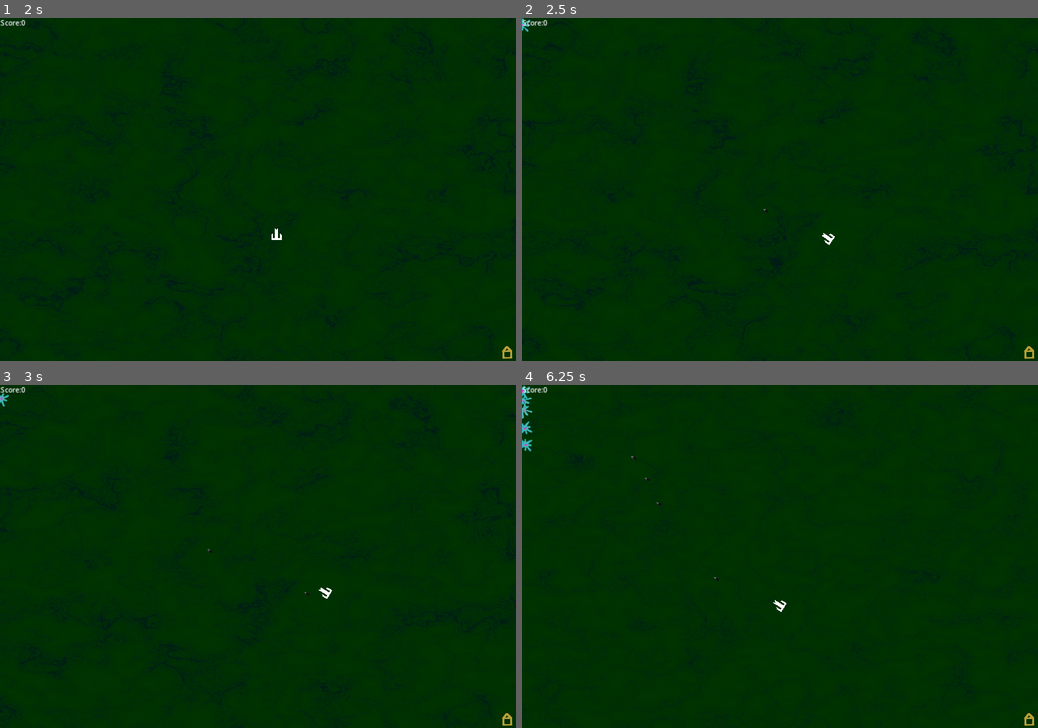
Above: before the commit, frames 1-4 (two rows, left to right).
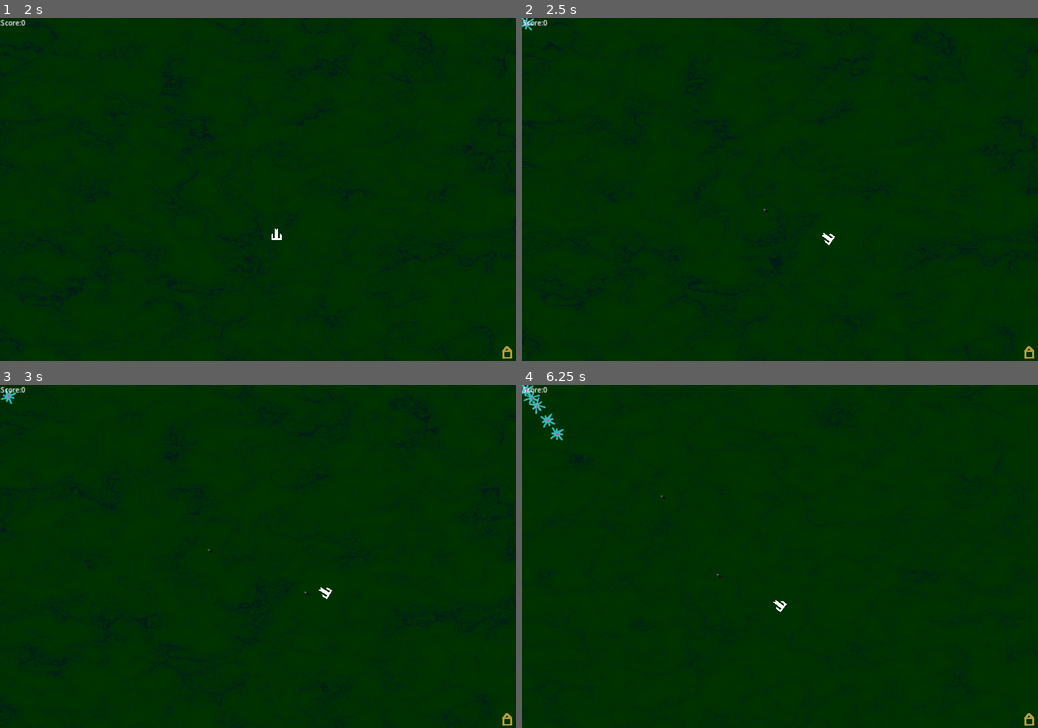
Above: after the commit, the same moments.

Repository: Habidakus/turrim-caelum
Game: Godot game, scene res://main.tscn
The game is run twice, just before and just after one commit, with the same random seed, the same clock (stepped at 60 frames per second) and the same inputs. The engine's default icon, where the game draws it, is replaced by a stand-in: a white triangle on a blue panel in a dark square.
Inputs (mouse positions are in pixels of both pictures, inside the frame that each line leads up to):
- Up to frame 1 (2 s): tap Enter (pause) at 0.5 s; move the mouse to (371, 172) at 0.52 s; hold D (move_right) 0.53-1.28 s; click (371, 172) at 0.67 s; move the mouse to (154, 206) at 1.27 s; hold S (move_down) from 1.28 s (still down)
- Up to frame 2 (2.5 s): tap Space at 2 s; move the mouse to (831, 114) at 2.02 s; release S (move_down) at 2.03 s; hold D (move_right) from 2.03 s (still down)
- Up to frame 3 (3 s): move the mouse to (232, 625) at 2.77 s; release D (move_right) at 2.78 s; hold W (move_up) from 2.78 s (still down); click (232, 625) at 2.92 s
- Up to frame 4 (6.25 s): move the mouse to (934, 607) at 3.52 s; release W (move_up) at 3.53 s; hold A (move_left) 3.53-5.03 s; move the mouse to (625, 505) at 4.27 s; move the mouse to (805, 556) at 5.02 s; hold S (move_down) 5.03-5.78 s; click (805, 556) at 5.17 s; move the mouse to (702, 470) at 5.77 s; hold D (move_right) from 5.78 s (still down)

Frame 1 is identical in both runs. In frame 2, less than 0.1% of the frame differs, in the area x 0-60%, y 0-67%; in frame 3, less than 0.1%; in frame 4, 0.5%, in the area x 0-52%, y 0-67%.

Commit message:
corrected bullet lifetime, made bullet paths smoother

Diff:
--- a/Data/cardData_bulletLives.gd
+++ b/Data/cardData_bulletLives.gd
@@ -3,8 +3,8 @@
 var newBulletsPerMinute;
 
 func is_possible(player: Player, cardData: CardData) -> bool:
-	var new_lifespan : float = get_multiple(player, cardData) * player.bullet_lifespan
-	return new_lifespan <= 7
+	var newRange : float = get_multiple(player, cardData) * player.bullet_range
+	return newRange <= 1024
 
 func apply_card(player: Player):
-	player.bullet_lifespan *= get_multiple(player, self)
+	player.bullet_range *= get_multiple(player, self)
--- a/main.gd
+++ b/main.gd
@@ -144,7 +144,10 @@
 		var insert_point = 1
 		if curve.point_count > 2:
 			insert_point = rng.randi_range(1, curve.point_count - 1)
-		d.add_point(Vector2(x, y), Vector2(0,0), Vector2(0,0), insert_point)
+		var p = Vector2(x, y)
+		var in_p = (curve.get_point_position(insert_point - 1) - p) / 1.5
+		var out_p = (curve.get_point_position(insert_point) - p) / 1.5
+		d.add_point(p, in_p, out_p, insert_point)
 		var bl = absf(desired_length - d.get_baked_length())
 		if best == null || bl < best_bl:
 			best = d
--- a/player.gd
+++ b/player.gd
@@ -8,7 +8,7 @@
 var screen_size;
 var showPathDist : float = 0.7;
 var rate_of_fire : float = 0.75;
-var bullet_lifespan : float = 3.0;
+var bullet_range : float = 250.0;
 var bullet_speed : float = 200.0;
 var bullet_damage : float = 8.0;
 var next_shot
@@ -60,7 +60,8 @@
 		if next_shot <= 0:
 				next_shot = rate_of_fire
 				var bullet = bullet_scene.instantiate()
-				bullet.init(self.position, bullet_lifespan, bullet_speed, closestMob, bullet_damage)
+				var lifespan = bullet_range / bullet_speed;
+				bullet.init(self.position, lifespan, bullet_speed, closestMob, bullet_damage)
 				self.get_parent().add_child(bullet)
 
 func _on_area_entered(area):
